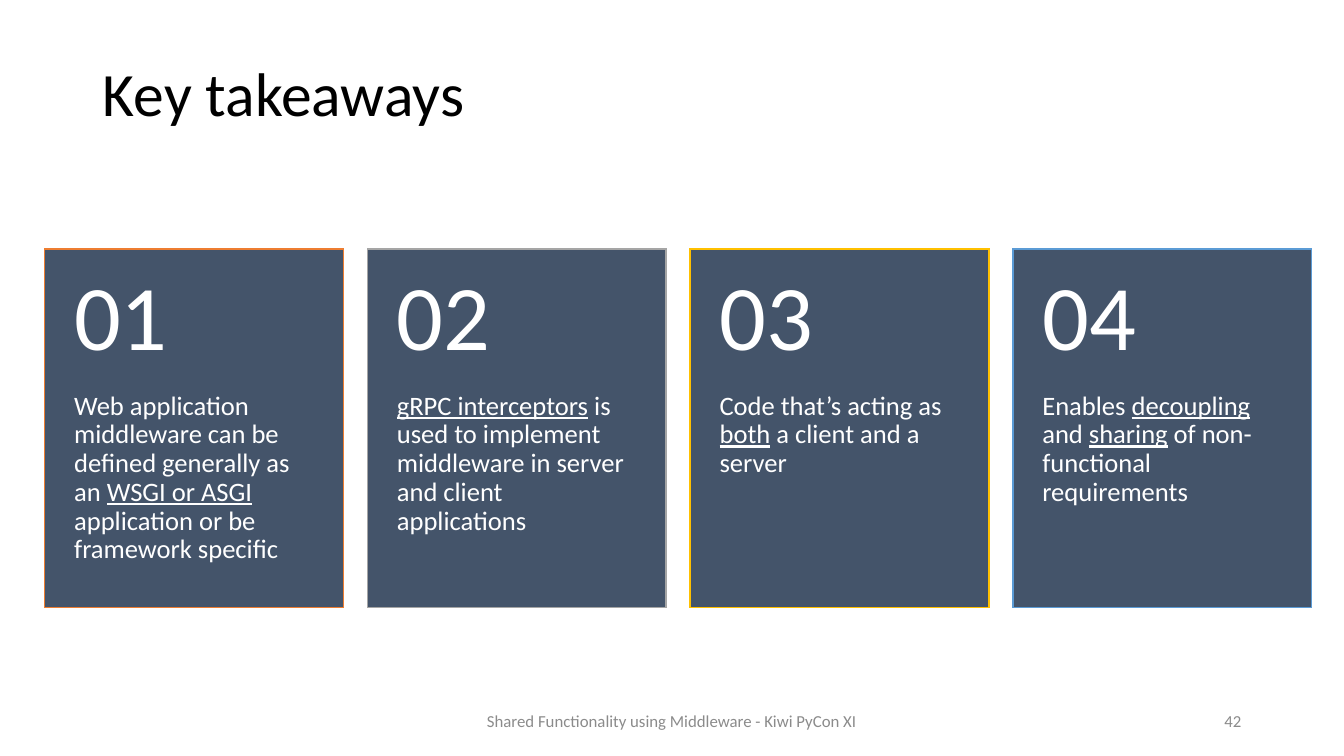
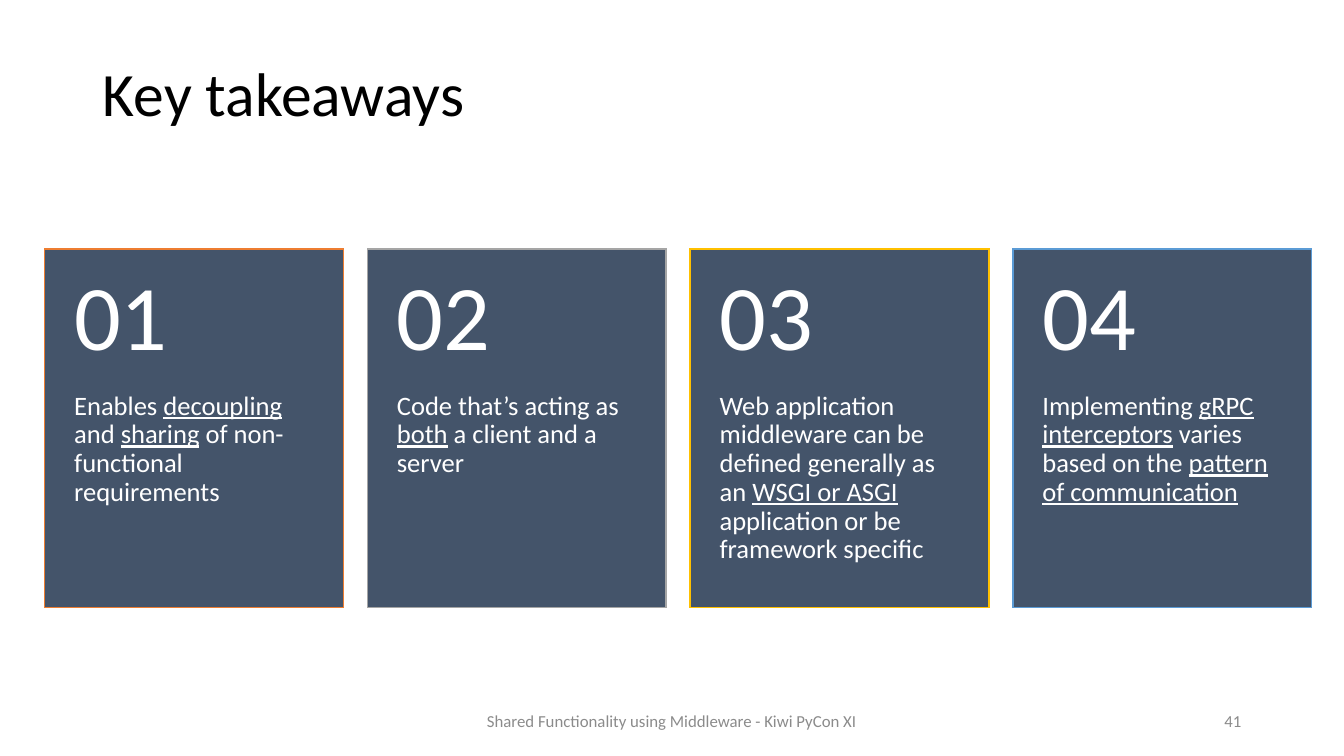
Before and after one commit to prod-python/kiwi-pycon-xi, a slide deck: slide 41 of slides.pptx (slide 42 before the commit). Drawn at 1344x756 pixels with LibreOffice and Linux fonts; fonts in the diff are those of the drawing. Boxes give left, top, right and bottom in pixels: in the first picture for what was removed or moved away, otherwise in the second. Text is boxed around its words. In the diff, an @@ line names an element or a change of style, - is before the commit and + after.

```diff
--- a/slides.pptx
+++ b/slides.pptx
@@ text "Enables decoupling and sharing of ...": place and size @@
-text "Enables decoupling and sharing of ..." at (1042, 396, 1252, 506)
+text "Enables decoupling and sharing of ..." at (74, 396, 284, 506)
@@ text "Code that’s acting as both ...": place and size @@
-text "Code that’s acting as both ..." at (720, 396, 941, 472)
+text "Code that’s acting as both ..." at (397, 396, 619, 472)
@@ text removed at (397, 396, 624, 535) @@
-gRPC interceptors is used to implement middleware in server and client applications
@@ text "Web application middleware can be ...": place and size @@
-text "Web application middleware can be ..." at (74, 396, 289, 563)
+text "Web application middleware can be ..." at (720, 396, 935, 563)
@@ text added at (1042, 396, 1268, 505), 19 pt, text #FFFFFF, underline @@
+Implementing gRPC interceptors varies based on the pattern of communication
@@ page number at (1224, 716, 1241, 727): text changed @@
-42
+41
```
Also in this commit, not shown: 11 other slides changed, 3 slides added, 4 slides removed, 2 other files.
